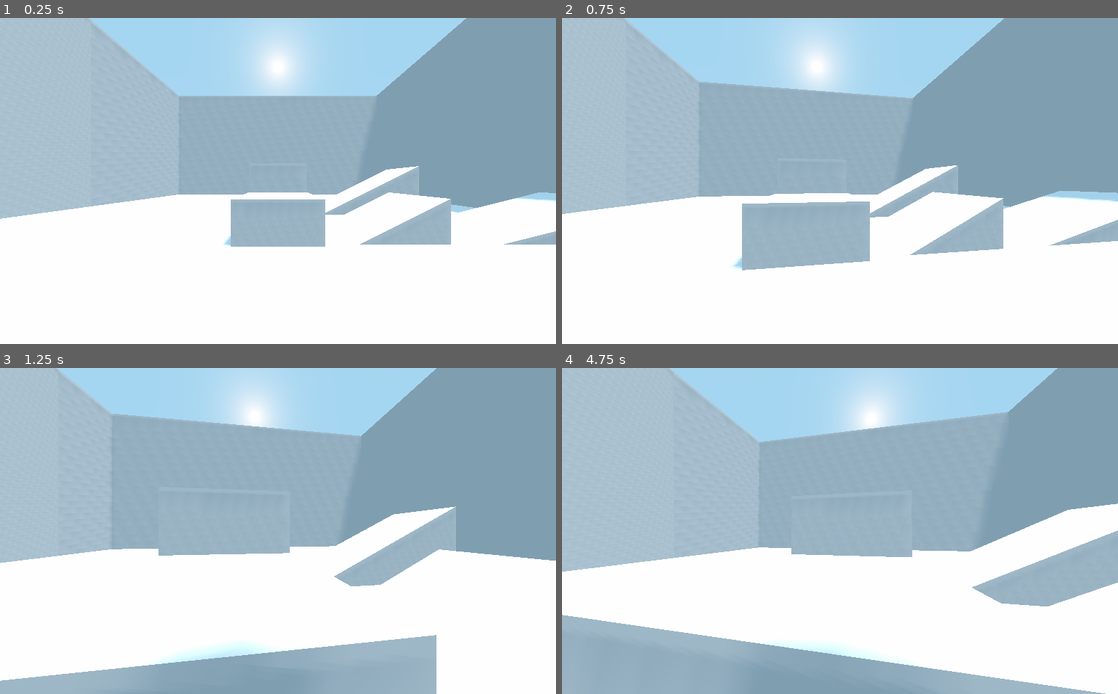
Above: before the commit, frames 1-4 (two rows, left to right).
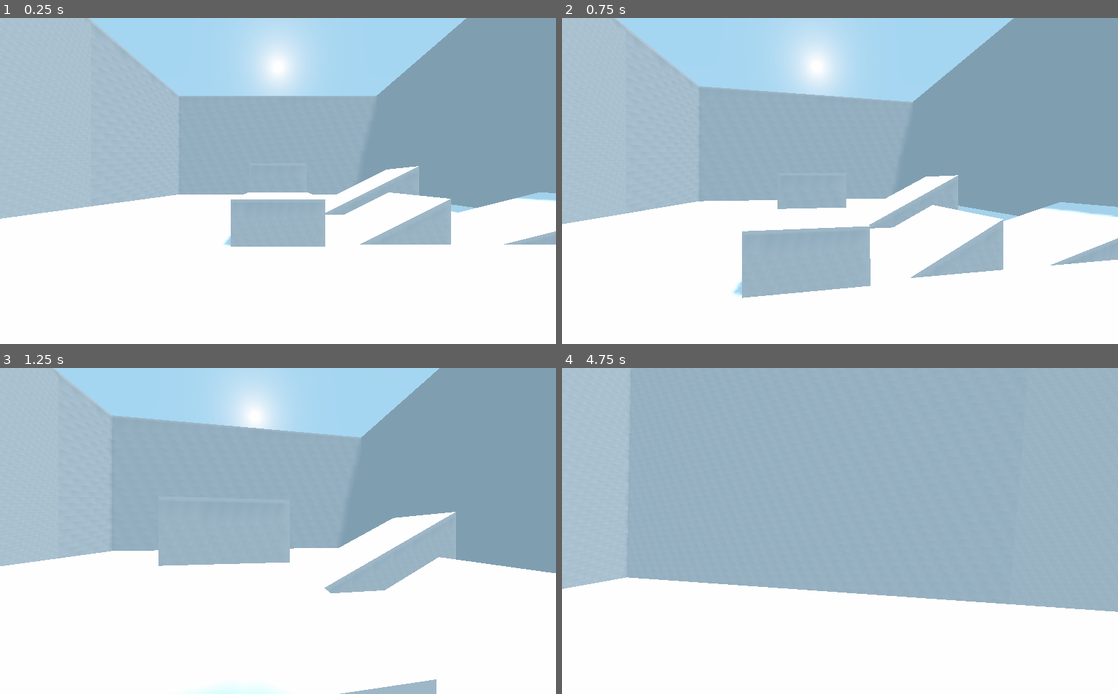
Above: after the commit, the same moments.

Repository: kdreese/godot-3D-shooter-project
Game: Godot game, scene res://src/states/Game.tscn
Same seed, same stepped clock (60 frames per second), same inputs: the game is played once before the commit and once after it.
Inputs (mouse positions are in pixels of both pictures, inside the frame that each line leads up to):
- Up to frame 1 (0.25 s): no input
- Up to frame 2 (0.75 s): move the mouse to (867, 181) at 0.52 s; hold W (move_forwards) from 0.53 s (still down); tap Space (jump) at 0.6 s
- Up to frame 3 (1.25 s): keep holding W (move_forwards); tap Space (jump) at 0.77, 1.07 s
- Up to frame 4 (4.75 s): keep holding W (move_forwards); move the mouse to (812, 531) at 1.27 s; click (812, 531) at 1.35 s; tap Space (jump) at 1.52, 1.55, 1.82, 2.1, 3.02, 3.05, 3.32, 3.6, 3.77, 4.07, 4.52, 4.55 s; move the mouse to (851, 524) at 2.02 s; move the mouse to (834, 537) at 2.77 s; click (834, 537) at 2.85 s; move the mouse to (878, 534) at 3.52 s; move the mouse to (795, 527) at 4.27 s; click (795, 527) at 4.35 s

Frame 1 is identical in both runs. In frame 2, 11% of the frame differs, in the area x 0-100%, y 0-86%; in frame 3, 12%; in frame 4, 41%, in the area x 0-100%, y 0-100%.

Commit message:
Fix typo, jumping works now

Diff:
--- a/src/objects/Player.gd
+++ b/src/objects/Player.gd
@@ -46,9 +46,8 @@
 
 	# is_on_floor() is always returning false??
 	if is_on_floor() and Input.is_action_just_pressed("jump"):
-		print("jumping")
 		jumping = true
 		velocity.y = JUMP_POWER
 
 	velocity.y -= delta * GRAVITY
-	velocity = move_and_slide_with_snap(velocity, Vector3.UP, Vector3.ZERO if jumping else Vector3.DOWN, true)
+	velocity = move_and_slide_with_snap(velocity, Vector3.ZERO if jumping else Vector3.DOWN, Vector3.UP, true)
